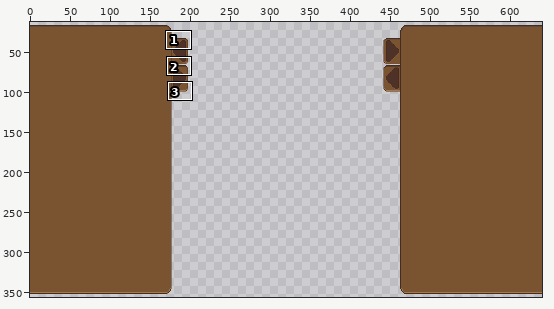
A pixel-art file gets an edit: Designs/Aseprite/BiosphereUIAssets.aseprite. Above, an overview of the earlier version with the close-up marked.
Close-up. Old version:
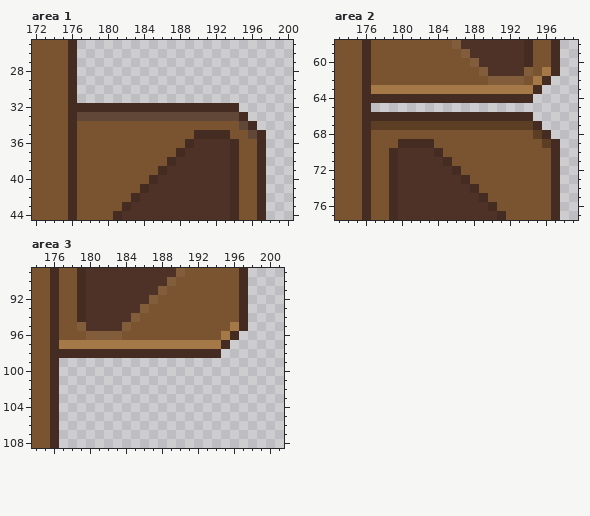
640x360 pixels, 1 frame. Colours within 5 levels of each other are drawn and written as one. Shown: area 1: x 172..200, y 25..44; area 2: x 173..199, y 58..77; area 3: x 174..201, y 89..108. The wide view leaves out empty margins. The commit also changed other parts of the picture, which this record leaves out.
The result:
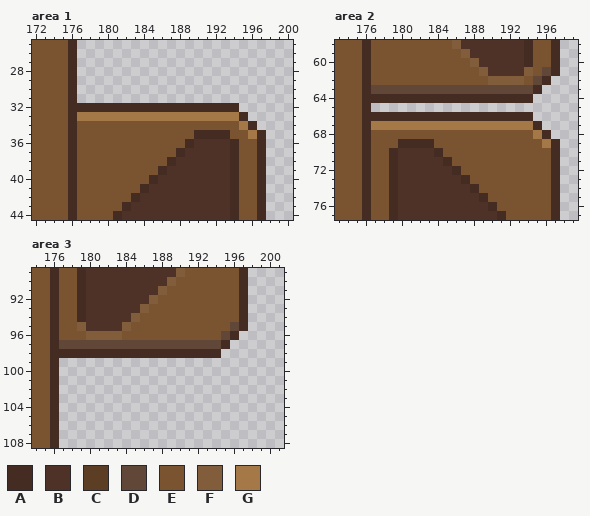
Palette (. is transparent): A #452c22  B #4f3227  C #5c3e24  D #604737  E #7a5330  F #825d3c  G #a57847
The exact change:
Area 1, layer "OpenIcon":
y 33: x 177..194 DDDDDDDDDDDDDDDDDD -> GGGGGGGGGGGGGGGGGG
y 34: x 195 D -> G
y 35: x 196 D -> G
Area 2, layers "OpenIcon", "Close Icon":
y 61: x 196 G -> D
y 62: x 195 G -> D
y 63: x 177..194 GGGGGGGGGGGGGGGGGG -> DDDDDDDDDDDDDDDDDD
y 67: x 177..194 CCCCCCCCCCCCCCCCCC -> GGGGGGGGGGGGGGGGGG
y 68: x 195 C -> G
y 69: x 196 C -> G
Area 3, layer "Close Icon":
y 95: x 196 G -> D
y 96: x 195 G -> D
y 97: x 177..194 GGGGGGGGGGGGGGGGGG -> DDDDDDDDDDDDDDDDDD
Changed places in both close-ups, as pixel boxes (x1, y1, x2, y2):
changed: (77, 112, 257, 139)
changed: (371, 67, 551, 94)
changed: (371, 121, 551, 148)
changed: (59, 322, 239, 349)
